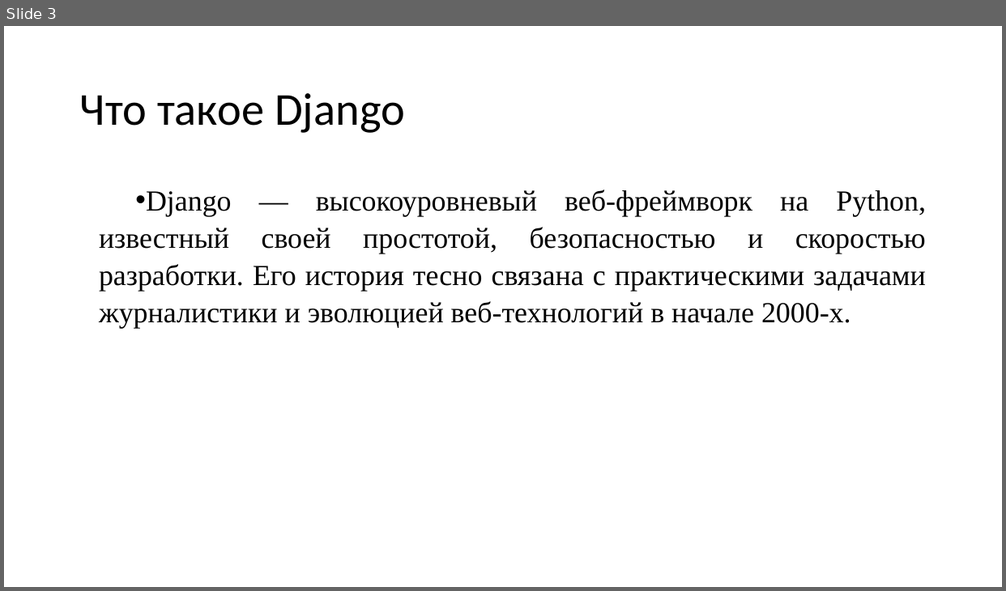
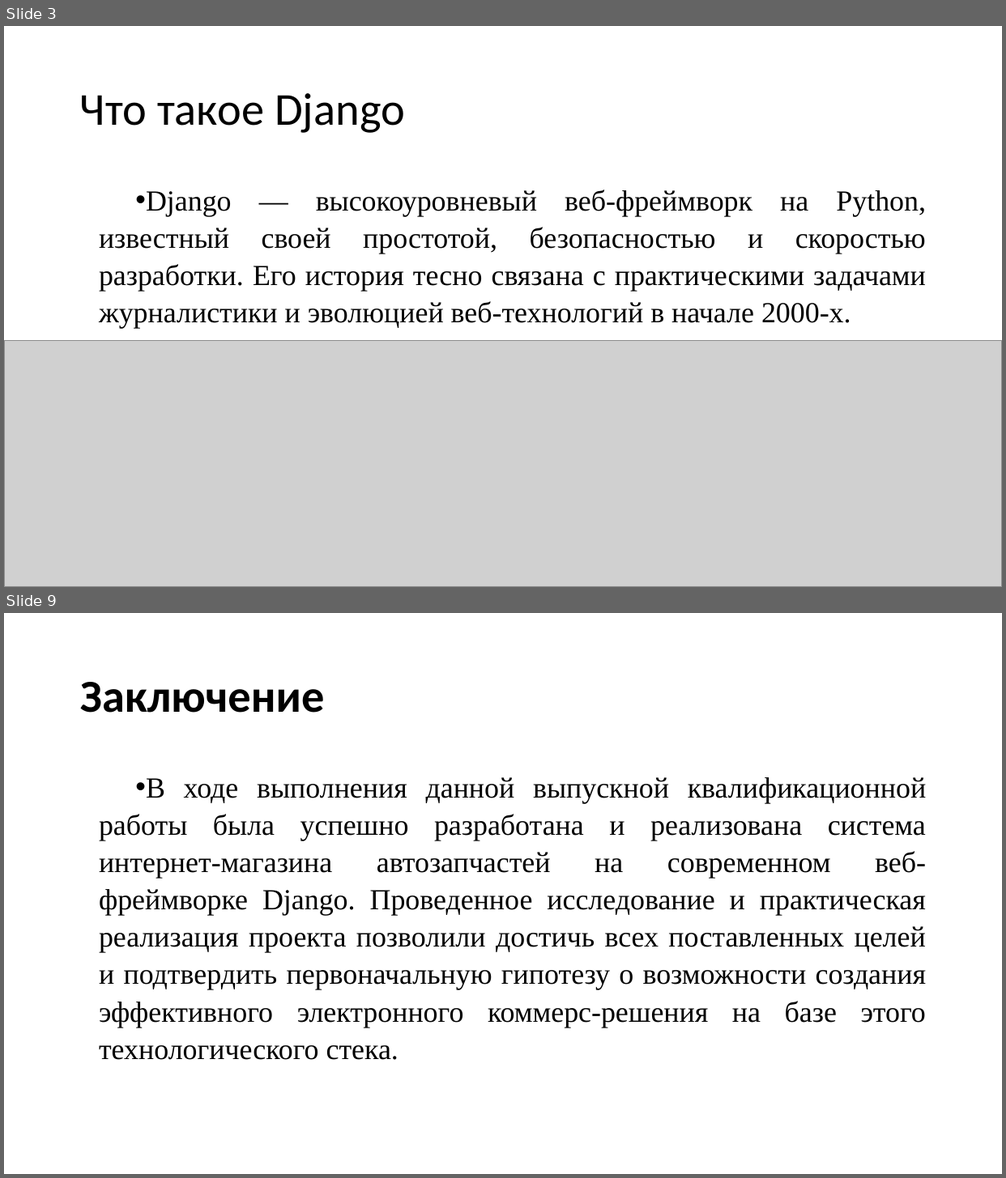
Before and after one commit to CallaghanSpirit/Diploma, a slide deck: Диплом/Мой/Презентация.pptx. Shown one above the other, each under a label of ours: slide 3 before the commit, slides 3 and 9 after it; the slides between them are not shown. The pictures are 1006x591 and 1006x1178 pixels, drawn with LibreOffice and Linux fonts; fonts in the diff are those of the drawing; grey boxes stand for pictures. Boxes give left, top, right and bottom in pixels: in the first picture for what was removed or moved away, otherwise in the second. Text is boxed around its words. In the diff, an @@ line names an element or a change of style, - is before the commit and + after.

```diff
--- a/Диплом/Мой/Презентация.pptx
+++ b/Диплом/Мой/Презентация.pptx
@@ slide 9 added at [4,613,1002,1174], background #FFFFFF @@
@@ title added at [80,682,324,713], 44 pt, text #000000, bold @@
+Заключение
@@ text added at [99,777,927,1060], 28 pt, text #000000 @@
+• В ходе выполнения данной выпускной квалификационной работы была успешно разработана и реализована система интернет-магазина автозапчастей на современном веб-фреймворке Django. Проведенное исследование и практическая реализация проекта позволили достичь всех поставленных целей и подтвердить первоначальную гипотезу о возможности создания эффективного электронного коммерс-решения на базе этого технологического стека.
@@ slide 3 changed as well @@
@@ picture added at [4,340,1002,587] @@
```
Also in this commit, not shown: 2 other slides changed, 6 other slides added, 2 other files.
